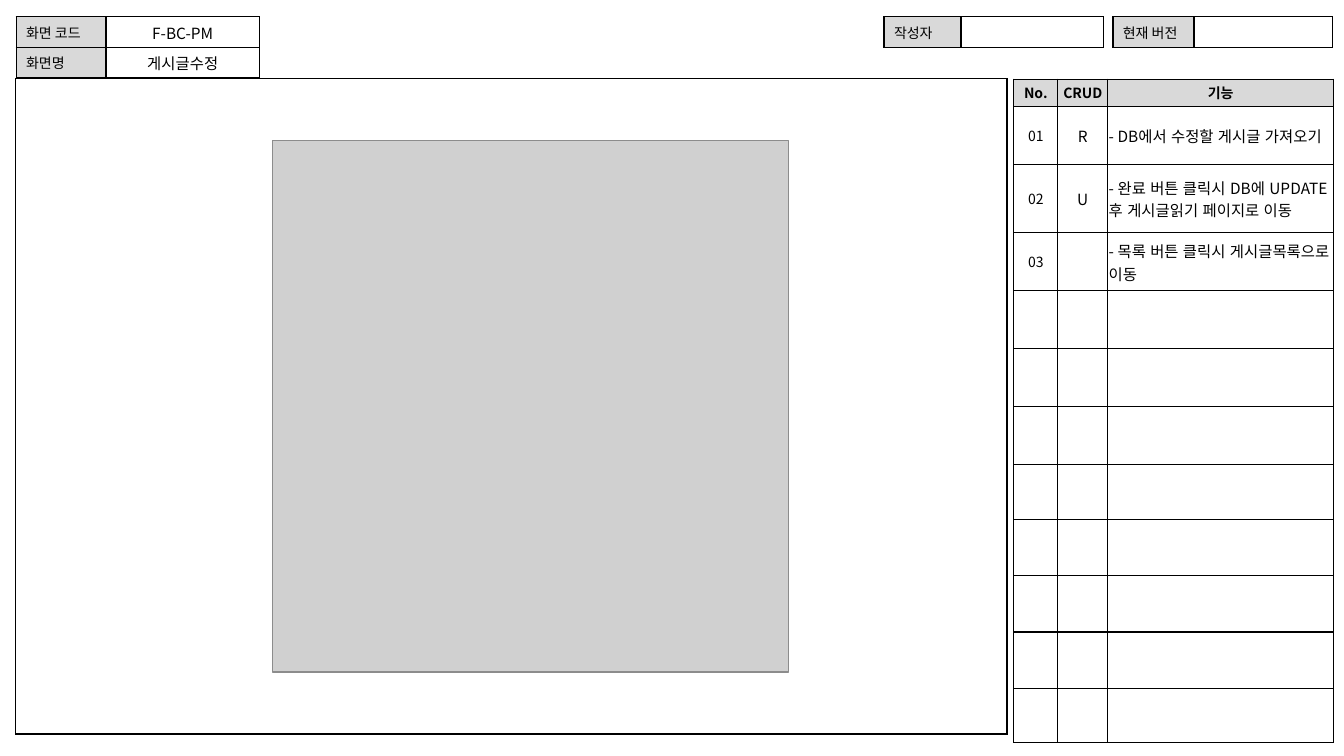
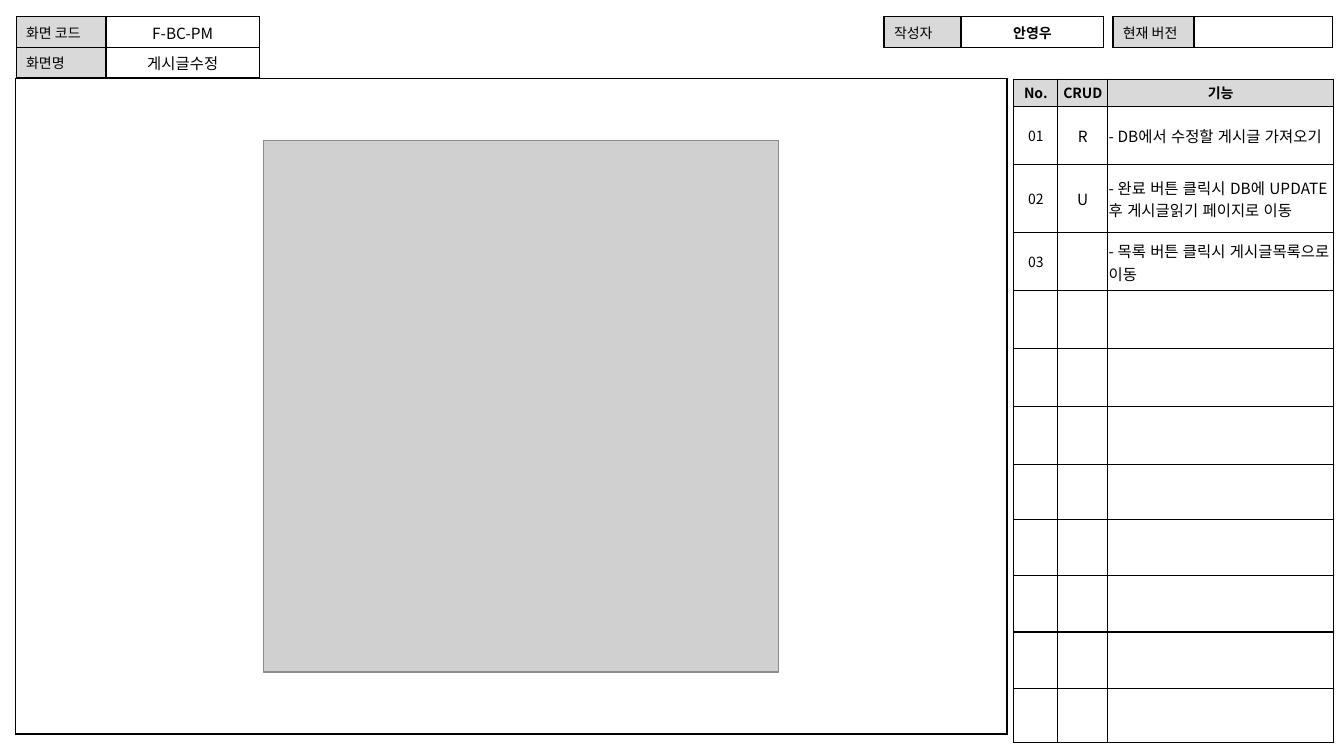
Before and after one commit to index506/cosmo6th_3thGroup, a slide deck: slide 10 of Text/02.화면설계도/0916_영우 화면설계서 ver2.pptx. Drawn at 1344x756 pixels with LibreOffice and Linux fonts; fonts in the diff are those of the drawing; grey boxes stand for pictures. Boxes give left, top, right and bottom in pixels: in the first picture for what was removed or moved away, otherwise in the second. Text is boxed around its words. In the diff, an @@ line names an element or a change of style, - is before the commit and + after.

```diff
--- a/Text/02.화면설계도/0916_영우 화면설계서 ver2.pptx
+++ b/Text/02.화면설계도/0916_영우 화면설계서 ver2.pptx
@@ table at (884, 17, 1104, 44) @@
-row 1, column 2: 
+row 1, column 2: 안영우
@@ picture: place and size @@
-picture at (273, 141, 789, 673)
+picture at (263, 141, 779, 673)
```
Also in this commit, not shown: 9 other slides changed, 1 slide removed, 6 other files.
